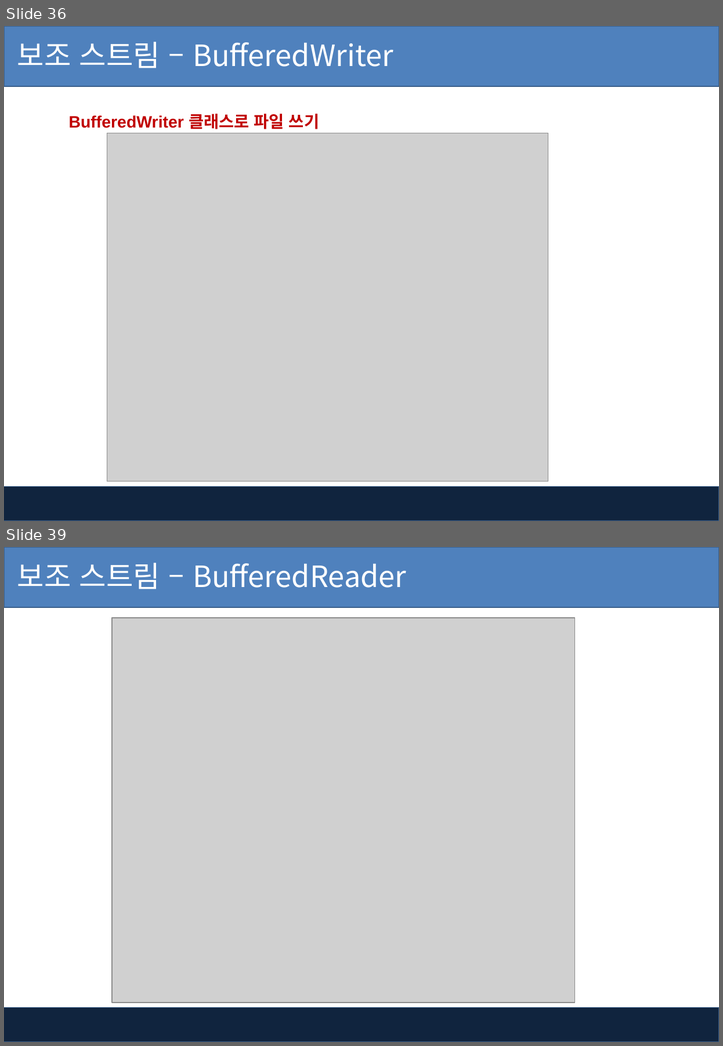
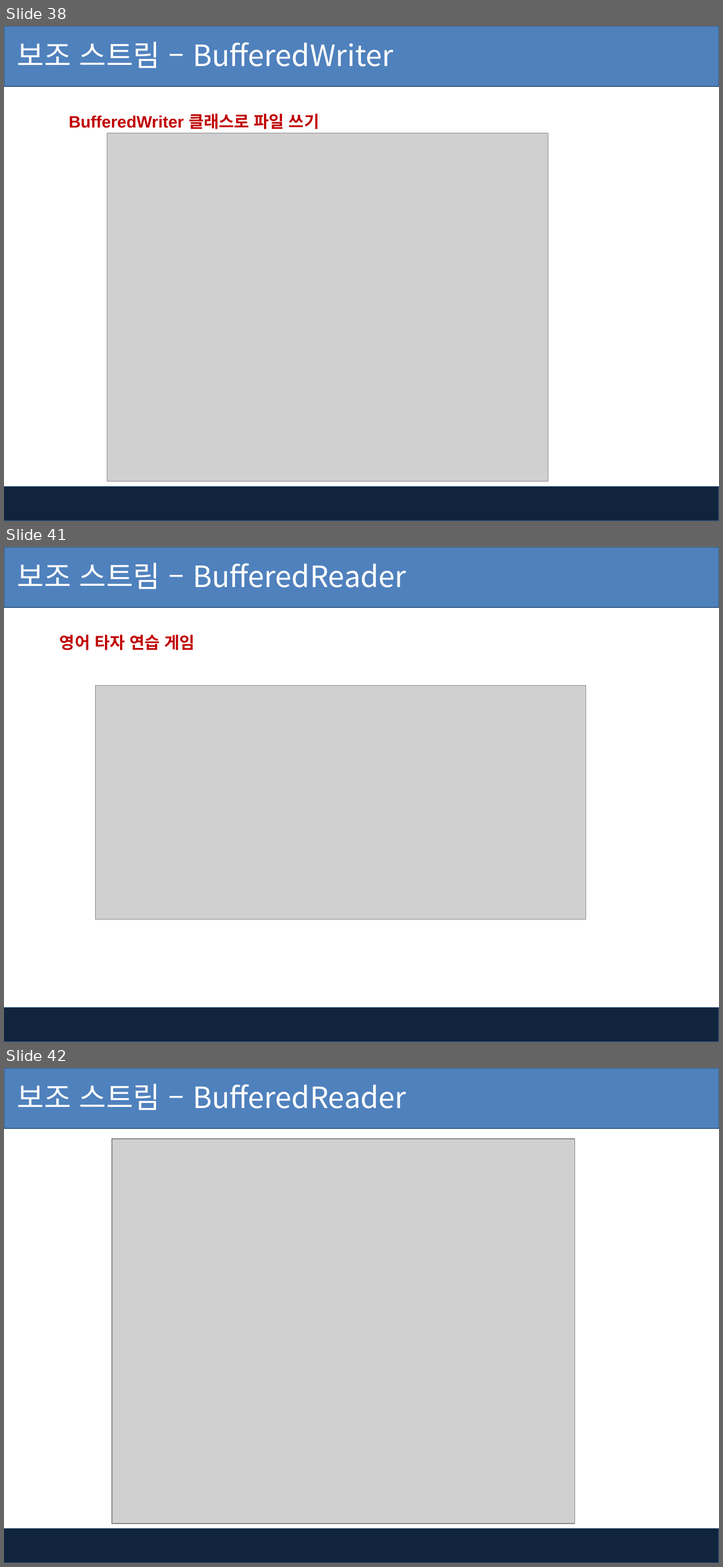
Before and after one commit to pshho/ngreen_project, a slide deck: javaWorks/자료/java_ppt/13장-자바 입출력.pptx. Shown one above the other, each under a label of ours: slides 36 and 39 before the commit, slides 38, 41 and 42 after it; the slides between them are not shown. The pictures are 723x1046 and 723x1567 pixels, drawn with LibreOffice and Linux fonts; fonts in the diff are those of the drawing; grey boxes stand for pictures; background and template pictures are left out. Boxes give left, top, right and bottom in pixels: in the first picture for what was removed or moved away, otherwise in the second. Text is boxed around its words. In the diff, an @@ line names an element or a change of style, - is before the commit and + after.

```diff
--- a/javaWorks/자료/java_ppt/13장-자바 입출력.pptx
+++ b/javaWorks/자료/java_ppt/13장-자바 입출력.pptx
@@ slide 41 added at (4,547,719,1042), background #FFFFFF; not listed: 2 template elements that a slide beside it also shows @@
@@ text added at (17,563,407,589), 32 pt, text #FFFFFF @@
+보조 스트림 – BufferedReader
@@ text added at (60,635,195,650), 18 pt, text #C00000, bold @@
+영어 타자 연습 게임
@@ picture added at (95,686,585,919) @@
@@ what was slide 36 is now slide 38 @@
@@ what was slide 39 is now slide 42 @@
```
Also in this commit, not shown: 3 slides changed, 2 other slides added, 39 other files.
